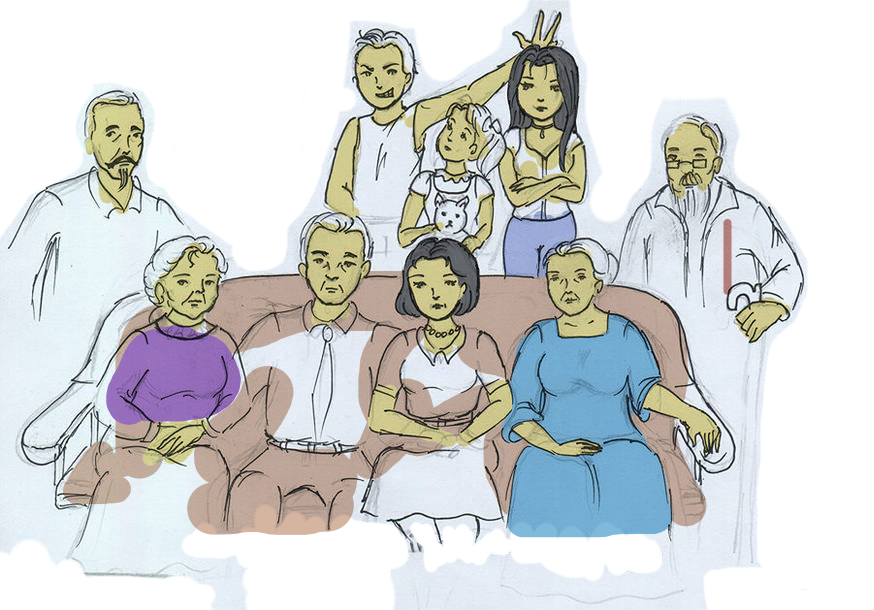
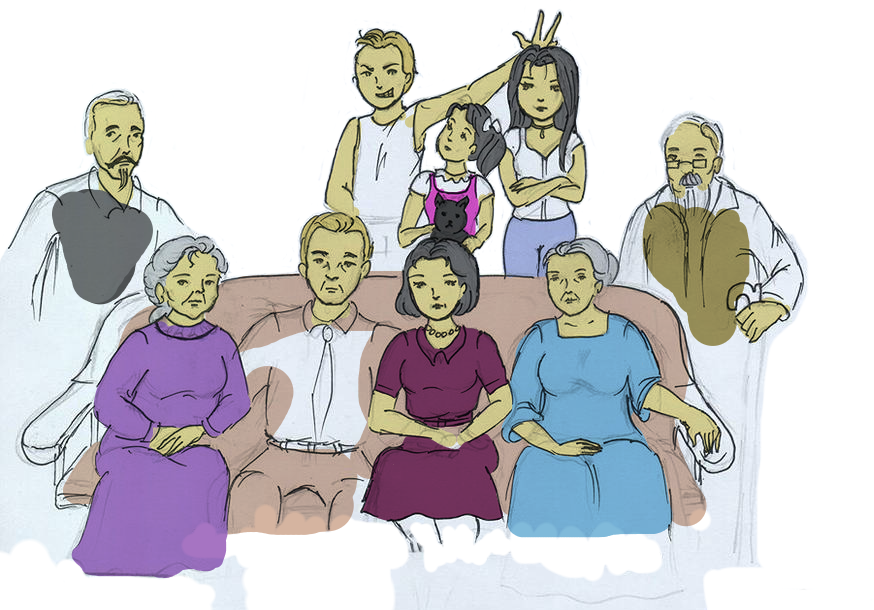
Revision of a layered 874x610 image; what changed, layer by layer:
painted on "pencils" over [0, 0, 793, 578]
painted on "fg" over [0, 0, 793, 578]
